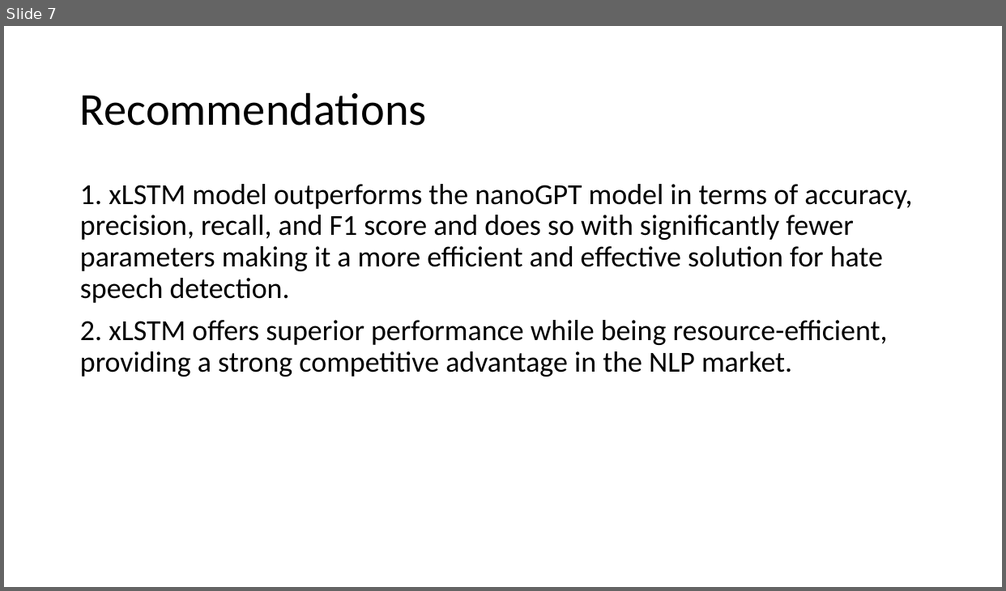
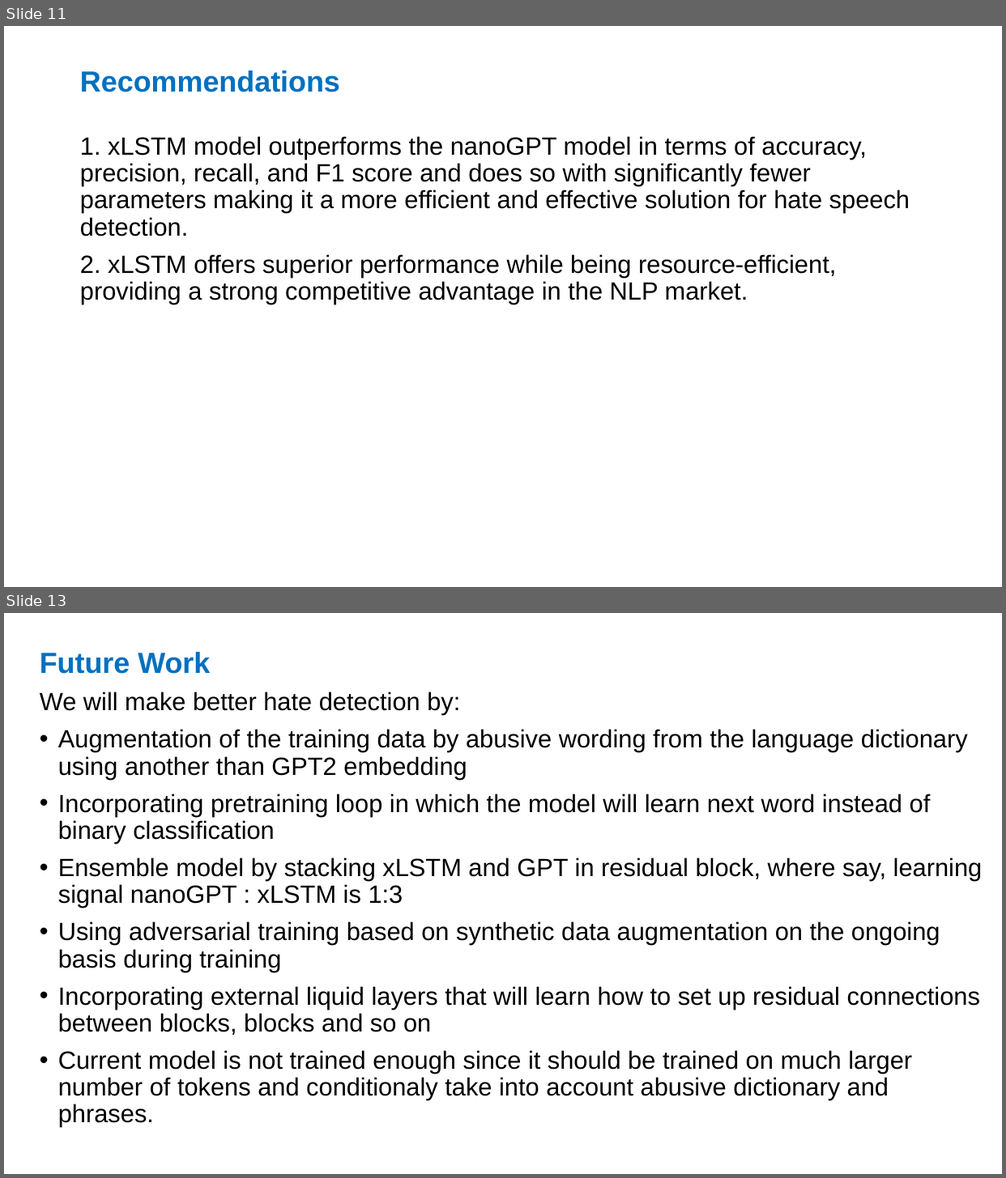
Before and after one commit to samson12193/xLSTM_Hate_Speech_Detector, a slide deck: Data Glacier Internship.pptx. Shown one above the other, each under a label of ours: slide 7 before the commit, slides 11 and 13 after it; the slides between them are not shown. The pictures are 1006x591 and 1006x1178 pixels, drawn with LibreOffice and Linux fonts; fonts in the diff are those of the drawing. Boxes give left, top, right and bottom in pixels: in the first picture for what was removed or moved away, otherwise in the second. Text is boxed around its words. In the diff, an @@ line names an element or a change of style, - is before the commit and + after.

```diff
--- a/Data Glacier Internship.pptx
+++ b/Data Glacier Internship.pptx
@@ slide 13 added at [4,613,1002,1174], background #FFFFFF @@
@@ title added at [40,652,210,674], 28 pt, text #0070C0, bold @@
+Future Work
@@ text added at [40,692,982,1127], 24 pt, text #000000 @@
+We will make better hate detection by:
+• Augmentation of the training data by abusive wording from the language dictionary using another than GPT2 embedding
+• Incorporating pretraining loop in which the model will learn next word instead of binary classification
+• Ensemble model by stacking xLSTM and GPT in residual block, where say, learning signal nanoGPT : xLSTM is 1:3
+• Using adversarial training based on synthetic data augmentation on the ongoing basis during training
+• Incorporating external liquid layers that will learn how to set up residual connections between blocks, blocks and so on
+• Current model is not trained enough since it should be trained on much larger number of tokens and conditionaly take into account abusive dictionary and phrases.
@@ what was slide 7 is now slide 11 @@
@@ slide 11 changed as well @@
@@ title "Recommendations" at [80,71,340,92]: size 44 to 28 pt, font Calibri to Arial, text colour #000000 to #0070C0, bold on @@
@@ text "1. xLSTM model outperforms the ...": place and size @@
-text "1. xLSTM model outperforms the ..." at [80,184,912,377]
+text "1. xLSTM model outperforms the ..." at [80,136,910,304]
@@ text "1. xLSTM model outperforms the ..." at [80,136,910,304]: size 28 to 24 pt, font Calibri to Arial @@
```
Also in this commit, not shown: 6 other slides changed, 6 other slides added, 1 slide removed.
